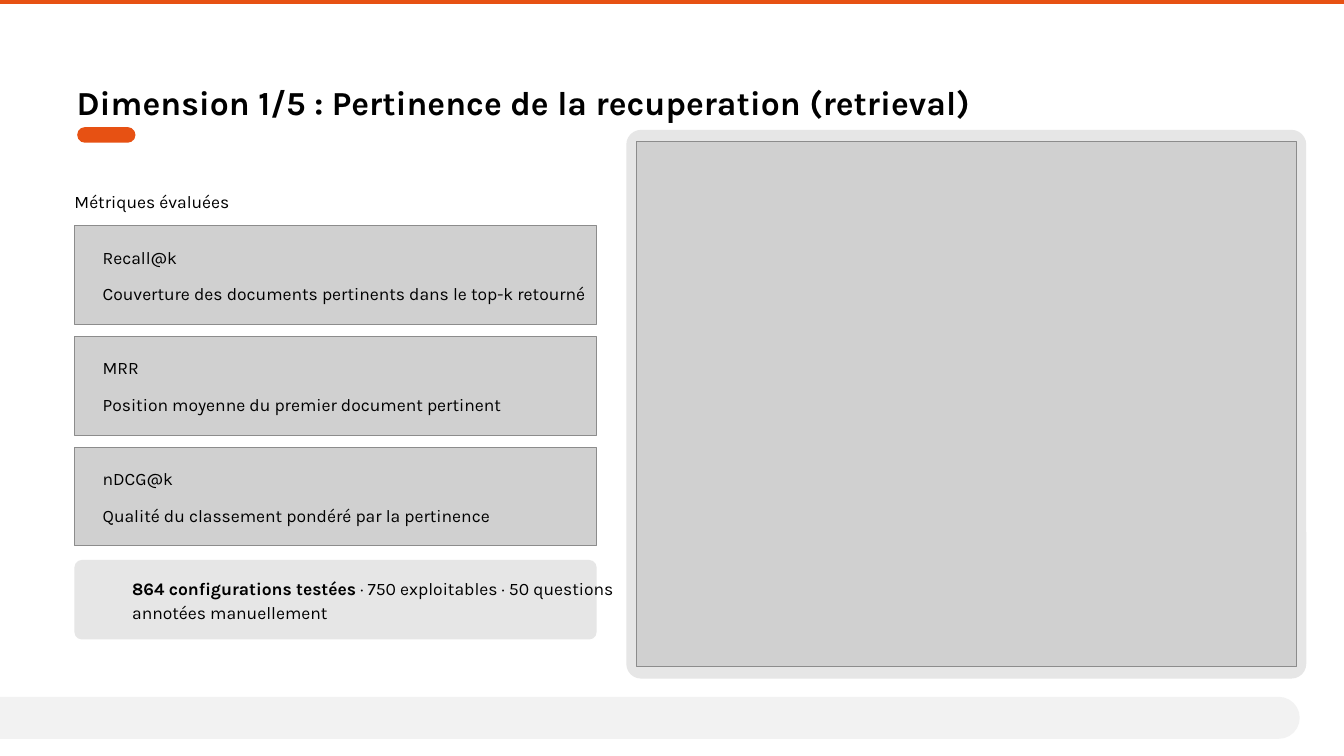
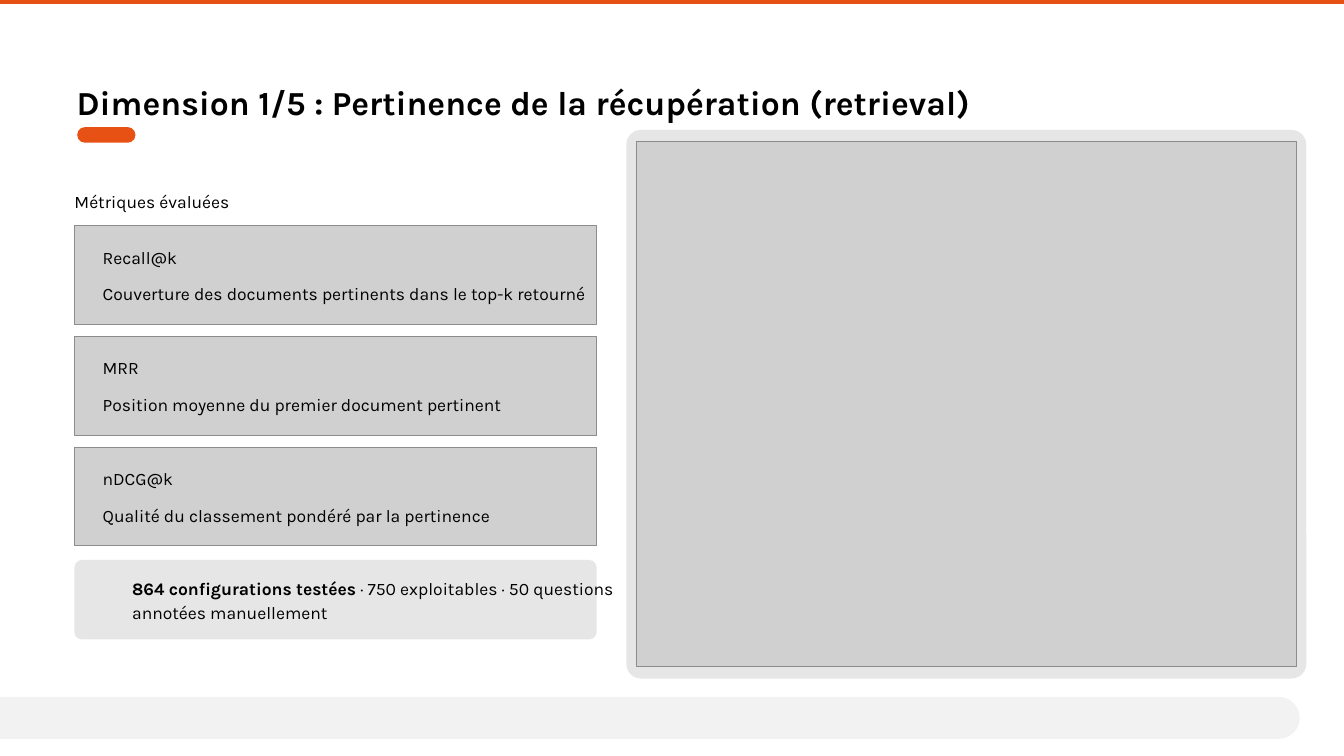
Before and after one commit to AurelienLELEU/memoire, a slide deck: slide 7 of Évaluer la cohérence et la fiabilité d'un système RAG en contexte industriel critique.pptx. Drawn at 1344x756 pixels with LibreOffice and Linux fonts; fonts in the diff are those of the drawing; grey boxes stand for pictures; background and template pictures are left out. Boxes give left, top, right and bottom in pixels: in the first picture for what was removed or moved away, otherwise in the second. Text is boxed around its words. In the diff, an @@ line names an element or a change of style, - is before the commit and + after.

```diff
--- a/Évaluer la cohérence et la fiabilité d'un système RAG en contexte industriel critique.pptx
+++ b/Évaluer la cohérence et la fiabilité d'un système RAG en contexte industriel critique.pptx
@@ text at (77,88,969,123): text changed @@
-Dimension 1/5 : Pertinence de la recuperation (retrieval)
+Dimension 1/5 : Pertinence de la récupération (retrieval)
```
Also in this commit, not shown: 2 other slides changed.
